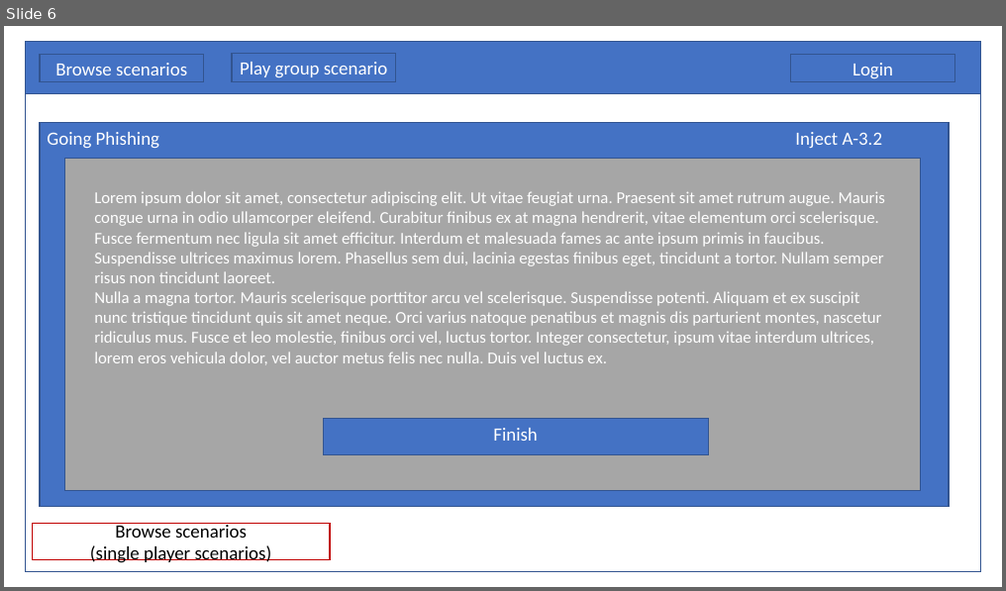
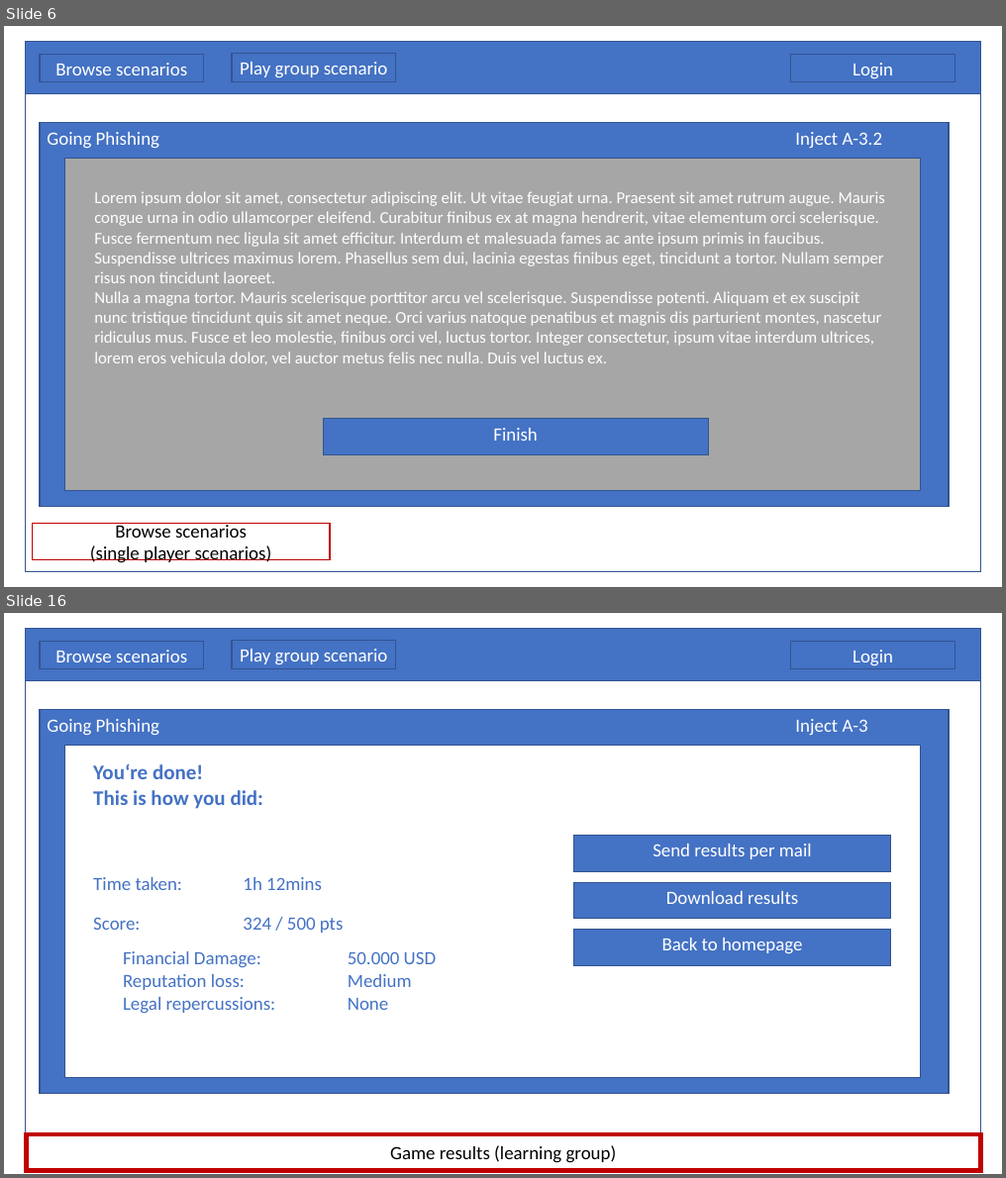
Before and after one commit to Elias-Ladenburger/CSEP, a slide deck: artefacts/concept-1.0/ideation/Lofi Wireframes.pptx. Shown one above the other, each under a label of ours: slide 6 before the commit, slides 6 and 16 after it; the slides between them are not shown. The pictures are 1006x591 and 1006x1178 pixels, drawn with LibreOffice and Linux fonts; fonts in the diff are those of the drawing. Boxes give left, top, right and bottom in pixels: in the first picture for what was removed or moved away, otherwise in the second. Text is boxed around its words. In the diff, an @@ line names an element or a change of style, - is before the commit and + after.

```diff
--- a/artefacts/concept-1.0/ideation/Lofi Wireframes.pptx
+++ b/artefacts/concept-1.0/ideation/Lofi Wireframes.pptx
@@ slide 16 added at [4,613,1002,1174], background #FFFFFF @@
@@ text added at [93,763,263,809], 20 pt, text #4472C4, bold @@
+You‘re done!
+This is how you did:
@@ rectangle added at [574,836,891,872], fill #4472C4, outline #325491 1 pt, 18 pt, text #FFFFFF @@
+Send results per mail
@@ text added at [93,877,322,890], 18 pt, text #4472C4 @@
+Time taken: 1h 12mins
@@ rectangle added at [574,882,891,919], fill #4472C4, outline #325491 1 pt, 18 pt, text #FFFFFF @@
+Download results
@@ text added at [93,917,344,933], 18 pt, text #4472C4 @@
+Score: 324 / 500 pts
@@ group added at [26,628,981,1134]: 8 rectangles @@
+Browse scenarios
+Play group scenario
+Login
+Going Phishing Inject A-3
+Back to homepage
@@ text added at [123,952,436,1010], 18 pt, text #4472C4 @@
+Financial Damage: 50.000 USD
+Reputation loss: Medium
+Legal repercussions: None
@@ rectangle added at [27,1135,981,1171], outline #C00000 4.5 pt, 18 pt, text #000000 @@
+Game results (learning group)
```
Also in this commit, not shown: 8 slides changed, 6 other slides added, 1 slide removed.
